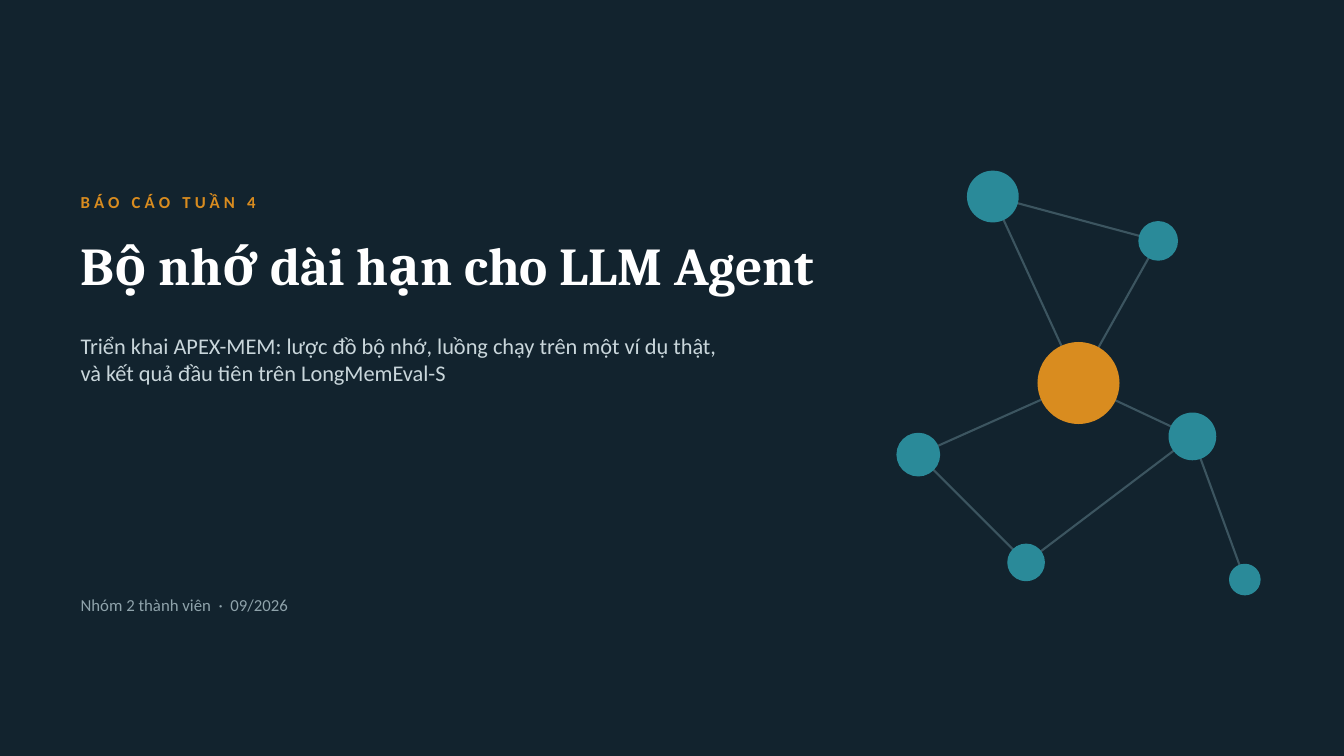
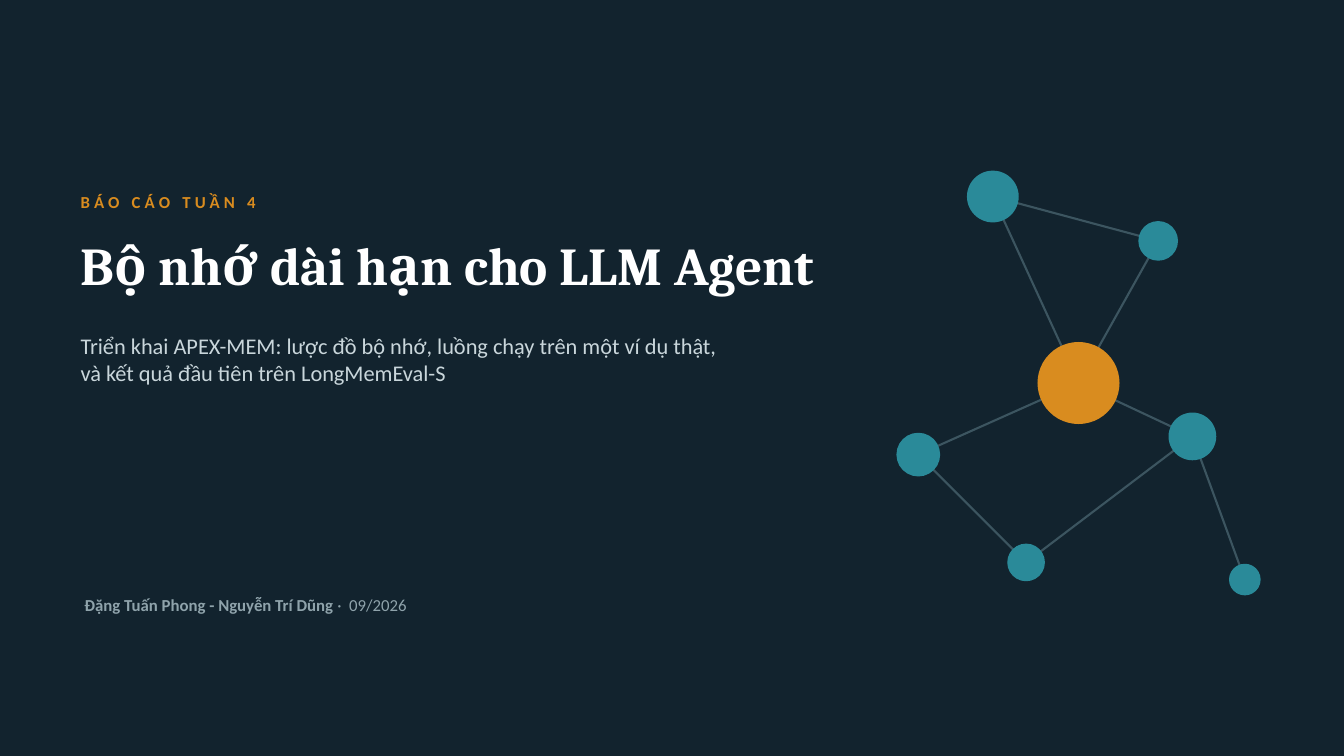
Before and after one commit to Phongdzfk/Samsung-Agent, a slide deck: slide 1 of Tuan 4/bao-cao-tuan4-apexmem.pptx. Drawn at 1344x756 pixels with LibreOffice and Linux fonts; fonts in the diff are those of the drawing. Boxes give left, top, right and bottom in pixels: in the first picture for what was removed or moved away, otherwise in the second. Text is boxed around its words. In the diff, an @@ line names an element or a change of style, - is before the commit and + after.

```diff
--- a/Tuan 4/bao-cao-tuan4-apexmem.pptx
+++ b/Tuan 4/bao-cao-tuan4-apexmem.pptx
@@ text at <box>84,598,406,614</box>: text changed; bold on @@
-Nhóm 2 thành viên · 09/2026
+Đặng Tuấn Phong - Nguyễn Trí Dũng · 09/2026
```
Also in this commit, not shown: 8 other slides changed, 1 other file.
